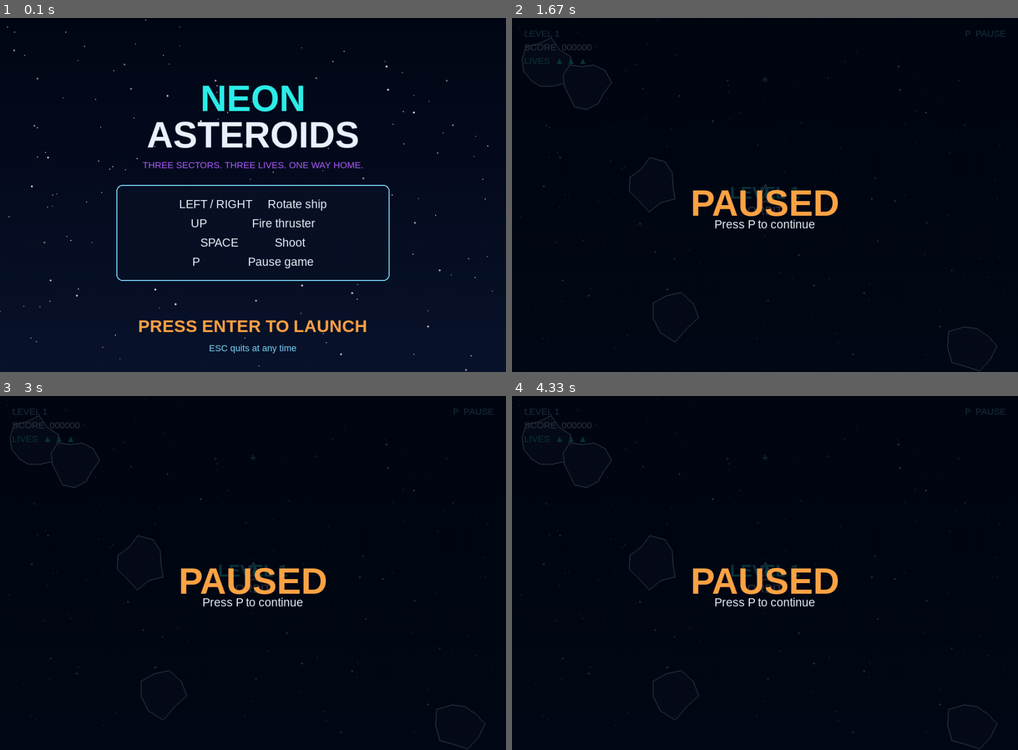
Above: before the commit, frames 1-4 (two rows, left to right).
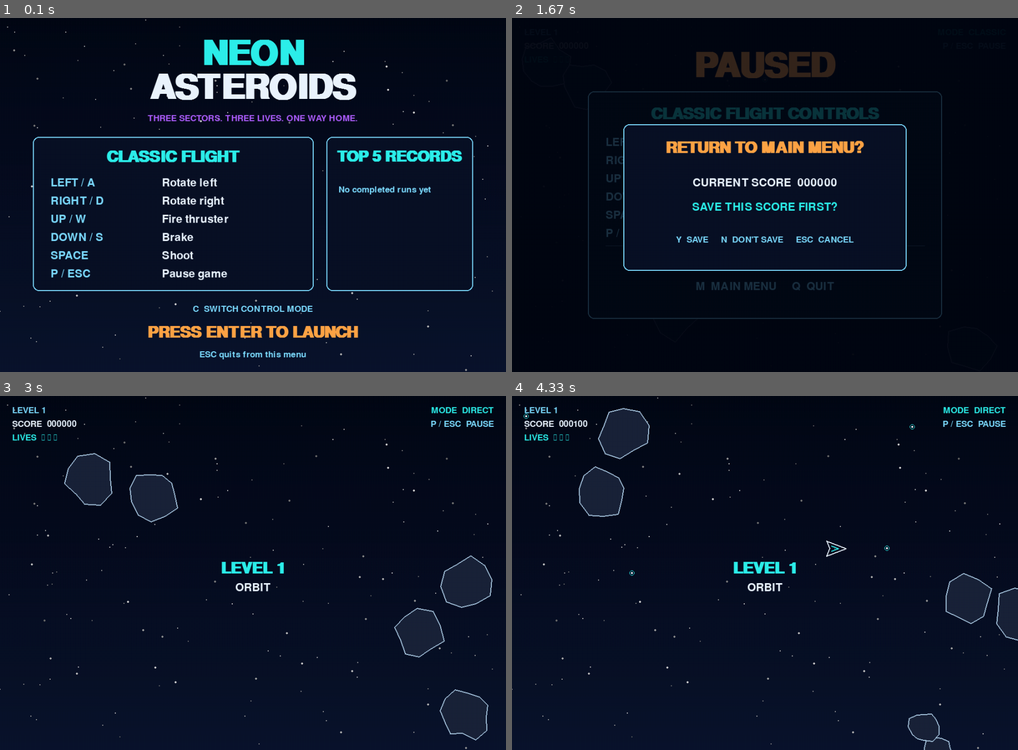
Above: after the commit, the same moments.

Repository: MarkArmstbowl/pygame-asteroids
Game: pygame game, started from main.py
The game is run twice, just before and just after one commit, with the same random seed, the same clock (stepped at 60 frames per second) and the same inputs.
Inputs:
- Up to frame 1 (0.1 s): no input
- Up to frame 2 (1.67 s): tap Enter at 0.33 s; tap Space at 0.67, 1.07, 1.37, 1.57 s; hold P 1-1.47 s; hold D 1-1.47 s; hold M from 1.5 s (still down)
- Up to frame 3 (3 s): tap Space at 1.87 s; release M at 1.97 s; tap Y at 2 s; tap C at 2.33 s; tap Enter at 2.67 s
- Up to frame 4 (4.33 s): hold Right 3-3.47 s; tap Space at 3.07, 3.37, 3.57, 3.9, 4.2 s; hold W 3.5-3.8 s; hold Right 3.83-4.3 s

The runs differ from the first frame. In frame 1, 13% of the frame differs, in the area x 6-94%, y 6-97%; in frame 2, 7.8%; in frame 3, 7.8%; in frame 4, 6.9%.

Commit message:
Build playable Asteroids game with levels, controls, menus, and local scores

Diff:
--- a/bullet.py
+++ b/bullet.py
@@ -30,17 +30,17 @@
         self.life_remaining = BULLET_LIFETIME
 
     def update(self, delta_time):
-        """Move the bullet and reduce its remaining lifetime."""
+        """Move the bullet, wrap it, and reduce its remaining lifetime."""
         self.x += self.velocity_x * delta_time
         self.y += self.velocity_y * delta_time
         self.life_remaining -= delta_time
 
-        # Bullets wrap around the screen just like the spaceship.
+        # Classic Asteroids objects reappear at the opposite screen edge.
         self.x %= SCREEN_WIDTH
         self.y %= SCREEN_HEIGHT
 
     def is_alive(self):
-        """Return True until the bullet's lifetime ends."""
+        """Return True until the bullet's short lifetime ends."""
         return self.life_remaining > 0
 
     def draw(self, screen):
--- a/game.py
+++ b/game.py
@@ -8,6 +8,7 @@
 from asteroid import Asteroid
 from bullet import Bullet
 from player import Player
+from records import load_scores, save_score
 from settings import (
     BACKGROUND_BOTTOM,
     BACKGROUND_TOP,
@@ -35,16 +36,18 @@
     def __init__(self):
         pygame.init()
         self.screen = pygame.display.set_mode(
-            (SCREEN_WIDTH, SCREEN_HEIGHT)
+            (SCREEN_WIDTH, SCREEN_HEIGHT),
+            pygame.SCALED
         )
         pygame.display.set_caption(GAME_TITLE)
         self.clock = pygame.time.Clock()
         self.running = True
 
-        self.title_font = pygame.font.SysFont("arial", 72, bold=True)
-        self.heading_font = pygame.font.SysFont("arial", 34, bold=True)
-        self.body_font = pygame.font.SysFont("arial", 23)
-        self.small_font = pygame.font.SysFont("arial", 18)
+        # Pygame's bundled font keeps text sizes consistent across devices.
+        self.title_font = self.make_font(100, bold=True)
+        self.heading_font = self.make_font(46, bold=True)
+        self.body_font = self.make_font(32)
+        self.small_font = self.make_font(25)
 
         self.background = self.make_background()
         self.player = Player()
@@ -56,6 +59,16 @@
         self.level_message_timer = 0
         self.score = 0
         self.lives = STARTING_LIVES
+        self.control_mode = "classic"
+        self.high_scores = load_scores()
+        self.score_recorded = False
+        self.confirm_action = None
+
+    def make_font(self, size, bold=False):
+        """Create a font bundled with Pygame for consistent sizing."""
+        font = pygame.font.Font(None, size)
+        font.set_bold(bold)
+        return font
 
     def make_background(self):
         """Create a reusable gradient background with random stars."""
@@ -111,21 +124,80 @@
         """Handle window, menu, shooting, and pause events."""
         for event in pygame.event.get():
             if event.type == pygame.QUIT:
-                self.running = False
+                if self.state == "playing":
+                    self.request_confirmation("quit")
+                else:
+                    self.running = False
 
             if event.type == pygame.KEYDOWN:
-                if event.key == pygame.K_ESCAPE:
-                    self.running = False
-                elif self.state == "title" and event.key == pygame.K_RETURN:
-                    self.start_game()
+                if self.confirm_action is not None:
+                    self.handle_confirmation_key(event.key)
+                    continue
+
+                if self.state == "title":
+                    if event.key == pygame.K_RETURN:
+                        self.start_game()
+                    elif event.key == pygame.K_c:
+                        self.toggle_control_mode()
+                    elif event.key == pygame.K_ESCAPE:
+                        self.running = False
+
                 elif self.state in ("game_over", "win"):
                     if event.key in (pygame.K_RETURN, pygame.K_r):
                         self.start_game()
+                    elif event.key == pygame.K_m:
+                        self.return_to_menu()
+
                 elif self.state == "playing":
-                    if event.key == pygame.K_p:
+                    if event.key in (pygame.K_p, pygame.K_ESCAPE):
                         self.paused = not self.paused
+                    elif self.paused and event.key == pygame.K_m:
+                        self.request_confirmation("menu")
+                    elif self.paused and event.key == pygame.K_c:
+                        self.toggle_control_mode()
+                    elif self.paused and event.key == pygame.K_q:
+                        self.request_confirmation("quit")
                     elif event.key == pygame.K_SPACE and not self.paused:
                         self.fire_bullet()
+
+    def request_confirmation(self, action):
+        """Pause play and ask whether the score should be saved."""
+        self.paused = True
+        self.confirm_action = action
+
+    def handle_confirmation_key(self, key):
+        """Handle save, discard, or cancel from the confirmation dialog."""
+        if key == pygame.K_y:
+            self.record_current_score()
+            self.complete_confirmed_action()
+        elif key == pygame.K_n:
+            self.complete_confirmed_action()
+        elif key == pygame.K_ESCAPE:
+            self.confirm_action = None
+
+    def complete_confirmed_action(self):
+        """Continue to the menu or quit after a confirmation choice."""
+        action = self.confirm_action
+        self.confirm_action = None
+
+        if action == "menu":
+            self.return_to_menu()
+        elif action == "quit":
+            self.running = False
+
+    def toggle_control_mode(self):
+        """Switch between classic and screen-direction controls."""
+        if self.control_mode == "classic":
+            self.control_mode = "direct"
+        else:
+            self.control_mode = "classic"
+
+    def return_to_menu(self):
+        """Leave the current run and return to the title screen."""
+        self.state = "title"
+        self.paused = False
+        self.confirm_action = None
+        self.high_scores = load_scores()
 
     def start_game(self):
         """Reset all game data and begin at level one."""
@@ -136,6 +208,8 @@
         self.level_index = 0
         self.paused = False
         self.state = "playing"
+        self.score_recorded = False
+        self.confirm_action = None
         self.start_level()
 
     def start_level(self):
@@ -187,7 +261,7 @@
             return
 
         keys = pygame.key.get_pressed()
-        self.player.update(keys, delta_time)
+        self.player.update(keys, delta_time, self.control_mode)
 
         for bullet in self.bullets:
             bullet.update(delta_time)
@@ -239,6 +313,7 @@
                 self.lives -= 1
                 if self.lives <= 0:
                     self.state = "game_over"
+                    self.record_current_score()
                 else:
                     self.player.reset_position()
                 break
@@ -247,9 +322,16 @@
         """Advance to the next level or show the victory screen."""
         if self.level_index == len(LEVELS) - 1:
             self.state = "win"
+            self.record_current_score()
         else:
             self.level_index += 1
             self.start_level()
+
+    def record_current_score(self):
+        """Save one completed run to the local leaderboard."""
+        if not self.score_recorded:
+            self.high_scores = save_score(self.score)
+            self.score_recorded = True
 
     def draw(self):
         """Draw the current game screen."""
@@ -293,16 +375,9 @@
             )
 
         if self.paused:
-            self.draw_overlay()
-            self.draw_centered_text(
-                "PAUSED", self.title_font, ORANGE, SCREEN_HEIGHT / 2 - 25
-            )
-            self.draw_centered_text(
-                "Press P to continue",
-                self.body_font,
-                WHITE,
-                SCREEN_HEIGHT / 2 + 45
-            )
+            self.draw_pause_screen()
+            if self.confirm_action is not None:
+                self.draw_confirmation_dialog()
 
     def draw_hud(self):
         """Draw score, level, lives, and the pause reminder."""
@@ -314,58 +389,135 @@
         self.draw_text(score_text, self.small_font, WHITE, 24, 47)
         self.draw_text(lives_text, self.small_font, CYAN, 24, 74)
 
-        pause_surface = self.small_font.render("P  PAUSE", True, LIGHT_BLUE)
+        mode_text = "MODE  " + self.control_mode.upper()
+        mode_surface = self.small_font.render(mode_text, True, CYAN)
+        pause_surface = self.small_font.render(
+            "P / ESC  PAUSE", True, LIGHT_BLUE
+        )
+        right_edge = SCREEN_WIDTH - 24
+        self.screen.blit(
+            mode_surface,
+            (right_edge - mode_surface.get_width(), 20)
+        )
         self.screen.blit(
             pause_surface,
-            (SCREEN_WIDTH - pause_surface.get_width() - 24, 20)
+            (right_edge - pause_surface.get_width(), 47)
         )
 
     def draw_title_screen(self):
-        """Draw the title, feature summary, and controls."""
-        self.draw_centered_text(
-            "NEON", self.title_font, CYAN, 118
-        )
-        self.draw_centered_text(
-            "ASTEROIDS", self.title_font, WHITE, 190
-        )
+        """Draw the title, aligned controls, and local records."""
+        self.draw_centered_text("NEON", self.title_font, CYAN, 38)
+        self.draw_centered_text("ASTEROIDS", self.title_font, WHITE, 105)
         self.draw_centered_text(
             "THREE SECTORS. THREE LIVES. ONE WAY HOME.",
             self.small_font,
             PURPLE,
-            280
-        )
-
-        panel = pygame.Rect(230, 330, 540, 190)
-        pygame.draw.rect(self.screen, DARK_PANEL, panel, border_radius=12)
-        pygame.draw.rect(
-            self.screen, LIGHT_BLUE, panel, 2, border_radius=12
-        )
-
-        controls = [
-            "LEFT / RIGHT     Rotate ship",
-            "UP               Fire thruster",
-            "SPACE            Shoot",
-            "P                Pause game",
-        ]
-        for index, line in enumerate(controls):
-            self.draw_centered_text(
-                line,
-                self.body_font,
-                WHITE,
-                355 + index * 38
-            )
-
+            190
+        )
+
+        control_panel = pygame.Rect(65, 235, 555, 305)
+        record_panel = pygame.Rect(645, 235, 290, 305)
+        self.draw_panel(control_panel)
+        self.draw_panel(record_panel)
+
+        mode_name = self.control_mode.upper() + " FLIGHT"
+        self.draw_panel_heading(
+            mode_name,
+            control_panel
+        )
+        self.draw_control_rows(control_panel, control_panel.y + 80)
+
+        self.draw_panel_heading(
+            "TOP 5 RECORDS",
+            record_panel
+        )
+        self.draw_records(record_panel)
+
+        self.draw_centered_text(
+            "C  SWITCH CONTROL MODE",
+            self.small_font,
+            LIGHT_BLUE,
+            567
+        )
         self.draw_centered_text(
             "PRESS ENTER TO LAUNCH",
             self.heading_font,
             ORANGE,
-            590
-        )
-        self.draw_centered_text(
-            "ESC quits at any time",
+            607
+        )
+        self.draw_centered_text(
+            "ESC quits from this menu",
             self.small_font,
             LIGHT_BLUE,
-            642
+            657
+        )
+
+    def draw_pause_screen(self):
+        """Show controls and navigation options over the paused game."""
+        self.draw_overlay()
+        self.draw_centered_text("PAUSED", self.title_font, ORANGE, 62)
+
+        panel = pygame.Rect(150, 145, 700, 450)
+        self.draw_panel(panel)
+        self.draw_centered_text(
+            self.control_mode.upper() + " FLIGHT CONTROLS",
+            self.heading_font,
+            CYAN,
+            175
+        )
+        self.draw_control_rows(panel, 235)
+
+        pygame.draw.line(
+            self.screen,
+            (65, 105, 135),
+            (panel.x + 35, 450),
+            (panel.right - 35, 450),
+            1
+        )
+        self.draw_centered_text(
+            "P / ESC  RESUME     C  SWITCH MODE",
+            self.body_font,
+            WHITE,
+            475
+        )
+        self.draw_centered_text(
+            "M  MAIN MENU     Q  QUIT",
+            self.body_font,
+            LIGHT_BLUE,
+            520
+        )
+
+    def draw_confirmation_dialog(self):
+        """Ask whether to save before leaving the current game."""
+        self.draw_overlay()
+        panel = pygame.Rect(220, 210, 560, 290)
+        self.draw_panel(panel)
+
+        if self.confirm_action == "menu":
+            action_text = "RETURN TO MAIN MENU?"
+        else:
+            action_text = "QUIT THE GAME?"
+
+        self.draw_centered_text(
+            action_text, self.heading_font, ORANGE, 242
+        )
+        self.draw_centered_text(
+            "CURRENT SCORE  " + str(self.score).zfill(6),
+            self.body_font,
+            WHITE,
+            315
+        )
+        self.draw_centered_text(
+            "SAVE THIS SCORE FIRST?",
+            self.body_font,
+            CYAN,
+            363
+        )
+        self.draw_centered_text(
+            "Y  SAVE     N  DON'T SAVE     ESC  CANCEL",
+            self.small_font,
+            LIGHT_BLUE,
+            430
         )
 
     def draw_end_screen(self, message, color):
@@ -386,6 +538,92 @@
             LIGHT_BLUE,
             SCREEN_HEIGHT / 2 + 85
         )
+        self.draw_centered_text(
+            "Press M for the main menu",
+            self.small_font,
+            WHITE,
+            SCREEN_HEIGHT / 2 + 125
+        )
+
+    def get_control_rows(self):
+        """Return labels for the currently selected control mode."""
+        if self.control_mode == "direct":
+            return [
+                ("UP / W", "Move up"),
+                ("DOWN / S", "Move down"),
+                ("LEFT / A", "Move left"),
+                ("RIGHT / D", "Move right"),
+                ("SPACE", "Shoot"),
+                ("P / ESC", "Pause game"),
+            ]
+
+        return [
+            ("LEFT / A", "Rotate left"),
+            ("RIGHT / D", "Rotate right"),
+            ("UP / W", "Fire thruster"),
+            ("DOWN / S", "Brake"),
+            ("SPACE", "Shoot"),
+            ("P / ESC", "Pause game"),
+        ]
+
+    def draw_control_rows(self, panel, start_y):
+        """Draw control keys and actions in fixed, aligned columns."""
+        key_x = panel.x + 35
+        action_x = panel.x + 255
+
+        for index, (key_text, action_text) in enumerate(
+                self.get_control_rows()):
+            y_position = start_y + index * 36
+            self.draw_text(
+                key_text, self.body_font, LIGHT_BLUE, key_x, y_position
+            )
+            self.draw_text(
+                action_text, self.body_font, WHITE, action_x, y_position
+            )
+
+    def draw_records(self, panel):
+        """Draw up to five local high scores."""
+        if not self.high_scores:
+            self.draw_text(
+                "No completed runs yet",
+                self.small_font,
+                LIGHT_BLUE,
+                panel.x + 24,
+                panel.y + 96
+            )
+            return
+
+        for index, score in enumerate(self.high_scores):
+            place = str(index + 1) + "."
+            score_text = str(score).zfill(6)
+            y_position = panel.y + 90 + index * 39
+            self.draw_text(
+                place, self.body_font, LIGHT_BLUE, panel.x + 30, y_position
+            )
+            self.draw_text(
+                score_text, self.body_font, WHITE, panel.x + 95, y_position
+            )
+
+    def draw_panel(self, panel):
+        """Draw a reusable dark menu panel with a blue outline."""
+        pygame.draw.rect(self.screen, DARK_PANEL, panel, border_radius=12)
+        pygame.draw.rect(
+            self.screen, LIGHT_BLUE, panel, 2, border_radius=12
+        )
+
+    def draw_panel_heading(self, text, panel):
+        """Fit and center a heading inside a menu panel."""
+        font_size = 46
+        available_width = panel.width - 40
+        font = self.make_font(font_size, bold=True)
+
+        while font.size(text)[0] > available_width and font_size > 24:
+            font_size -= 2
+            font = self.make_font(font_size, bold=True)
+
+        text_surface = font.render(text, True, CYAN)
+        x_position = panel.centerx - text_surface.get_width() / 2
+        self.screen.blit(text_surface, (x_position, panel.y + 25))
 
     def draw_overlay(self):
         """Darken the game beneath a menu message."""
--- a/player.py
+++ b/player.py
@@ -6,7 +6,9 @@
 
 from settings import (
     CYAN,
+    DIRECT_TURN_SPEED,
     ORANGE,
+    PLAYER_BRAKE,
     PLAYER_DRAG,
     PLAYER_INVULNERABLE_TIME,
     PLAYER_MAX_SPEED,
@@ -40,14 +42,36 @@
         self.angle = 0
         self.invulnerable_timer = PLAYER_INVULNERABLE_TIME
 
-    def update(self, keys, delta_time):
+    def update(self, keys, delta_time, control_mode="classic"):
         """Turn, accelerate, and move the spaceship."""
-        if keys[pygame.K_LEFT]:
+        if control_mode == "direct":
+            self.update_direct_controls(keys, delta_time)
+        else:
+            self.update_classic_controls(keys, delta_time)
+
+        # Drag slows the ship gently when the engine is not accelerating it.
+        drag = PLAYER_DRAG ** (delta_time * 60)
+        self.velocity_x *= drag
+        self.velocity_y *= drag
+        self.limit_speed()
+
+        self.x += self.velocity_x * delta_time
+        self.y += self.velocity_y * delta_time
+        self.wrap_around_screen()
+
+        self.shot_timer = max(0, self.shot_timer - delta_time)
+        self.invulnerable_timer = max(
+            0, self.invulnerable_timer - delta_time
+        )
+
+    def update_classic_controls(self, keys, delta_time):
+        """Use arrows or WASD to rotate, thrust, and brake."""
+        if keys[pygame.K_LEFT] or keys[pygame.K_a]:
             self.angle -= PLAYER_TURN_SPEED * delta_time
-        if keys[pygame.K_RIGHT]:
+        if keys[pygame.K_RIGHT] or keys[pygame.K_d]:
             self.angle += PLAYER_TURN_SPEED * delta_time
 
-        self.thrusting = keys[pygame.K_UP]
+        self.thrusting = keys[pygame.K_UP] or keys[pygame.K_w]
         if self.thrusting:
             angle_radians = math.radians(self.angle)
             self.velocity_x += (
@@ -57,20 +81,56 @@
                 math.cos(angle_radians) * PLAYER_THRUST * delta_time
             )
 
-        # Drag slows the ship gently when the engine is not accelerating it.
-        drag = PLAYER_DRAG ** (delta_time * 60)
-        self.velocity_x *= drag
-        self.velocity_y *= drag
-        self.limit_speed()
-
-        self.x += self.velocity_x * delta_time
-        self.y += self.velocity_y * delta_time
-        self.wrap_around_screen()
-
-        self.shot_timer = max(0, self.shot_timer - delta_time)
-        self.invulnerable_timer = max(
-            0, self.invulnerable_timer - delta_time
-        )
+        if keys[pygame.K_DOWN] or keys[pygame.K_s]:
+            brake_amount = max(0, 1 - PLAYER_BRAKE * delta_time)
+            self.velocity_x *= brake_amount
+            self.velocity_y *= brake_amount
+
+    def update_direct_controls(self, keys, delta_time):
+        """Use WASD to point and move in screen directions."""
+        direction_x = 0
+        direction_y = 0
+
+        if keys[pygame.K_w] or keys[pygame.K_UP]:
+            direction_y -= 1
+        if keys[pygame.K_s] or keys[pygame.K_DOWN]:
+            direction_y += 1
+        if keys[pygame.K_a] or keys[pygame.K_LEFT]:
+            direction_x -= 1
+        if keys[pygame.K_d] or keys[pygame.K_RIGHT]:
+            direction_x += 1
+
+        self.thrusting = direction_x != 0 or direction_y != 0
+        if not self.thrusting:
+            return
+
+        # Normalize diagonal input so it is not faster than one direction.
+        direction_length = math.hypot(direction_x, direction_y)
+        direction_x /= direction_length
+        direction_y /= direction_length
+
+        target_angle = math.degrees(
+            math.atan2(direction_x, -direction_y)
+        )
+        self.turn_toward(target_angle, delta_time)
+
+        # Movement responds immediately while the ship turns to face it.
+        self.velocity_x += direction_x * PLAYER_THRUST * delta_time
+        self.velocity_y += direction_y * PLAYER_THRUST * delta_time
+
+    def turn_toward(self, target_angle, delta_time):
+        """Rotate toward a target using the shortest direction."""
+        difference = (target_angle - self.angle + 180) % 360 - 180
+        turn_amount = DIRECT_TURN_SPEED * delta_time
+
+        if abs(difference) <= turn_amount:
+            self.angle = target_angle
+        elif difference > 0:
+            self.angle += turn_amount
+        else:
+            self.angle -= turn_amount
+
+        self.angle %= 360
 
     def limit_speed(self):
         """Keep the spaceship from moving too quickly."""
--- /dev/null
+++ b/records.py
@@ -0,0 +1,47 @@
+"""Load and save the local Asteroids high-score list."""
+
+import json
+import os
+
+
+RECORD_FILE = os.path.join(os.path.dirname(__file__), "records.json")
+MAX_RECORDS = 5
+
+
+def load_scores():
+    """Return saved scores, or an empty list when no records exist."""
+    try:
+        with open(RECORD_FILE, encoding="utf-8") as record_file:
+            scores = json.load(record_file)
+    except (FileNotFoundError, json.JSONDecodeError, OSError):
+        return []
+
+    if not isinstance(scores, list):
+        return []
+
+    valid_scores = []
+    for score in scores:
+        if isinstance(score, int) and score >= 0:
+            valid_scores.append(score)
+
+    valid_scores.sort(reverse=True)
+    return valid_scores[:MAX_RECORDS]
+
+
+def save_score(new_score):
+    """Add one score and return the updated top-five list."""
+    scores = load_scores()
+
+    if isinstance(new_score, int) and new_score >= 0:
+        scores.append(new_score)
+        scores.sort(reverse=True)
+        scores = scores[:MAX_RECORDS]
+
+        try:
+            with open(RECORD_FILE, "w", encoding="utf-8") as record_file:
+                json.dump(scores, record_file, indent=2)
+        except OSError:
+            # The game can continue even if local records cannot be saved.
+            pass
+
+    return scores
--- a/settings.py
+++ b/settings.py
@@ -21,8 +21,10 @@
 
 # Player settings
 PLAYER_TURN_SPEED = 240
+DIRECT_TURN_SPEED = 540
 PLAYER_THRUST = 320
 PLAYER_DRAG = 0.985
+PLAYER_BRAKE = 4
 PLAYER_MAX_SPEED = 420
 PLAYER_RADIUS = 16
 PLAYER_INVULNERABLE_TIME = 2.0
Not shown, changed: README.md
Not shown, changed: .gitignore
Not shown, changed: .pylintrc
